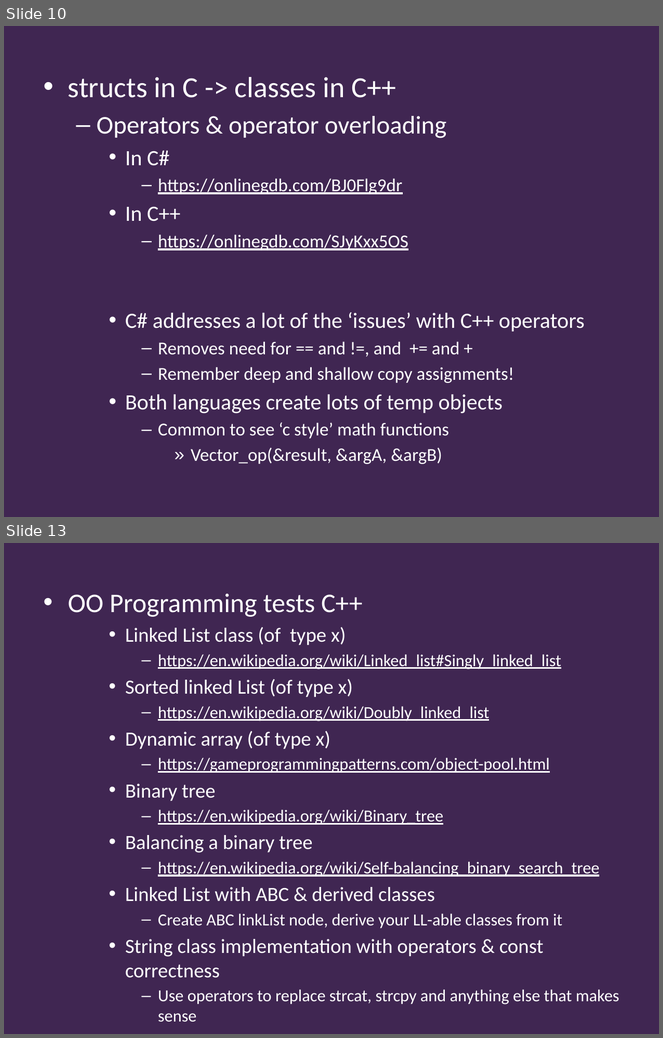
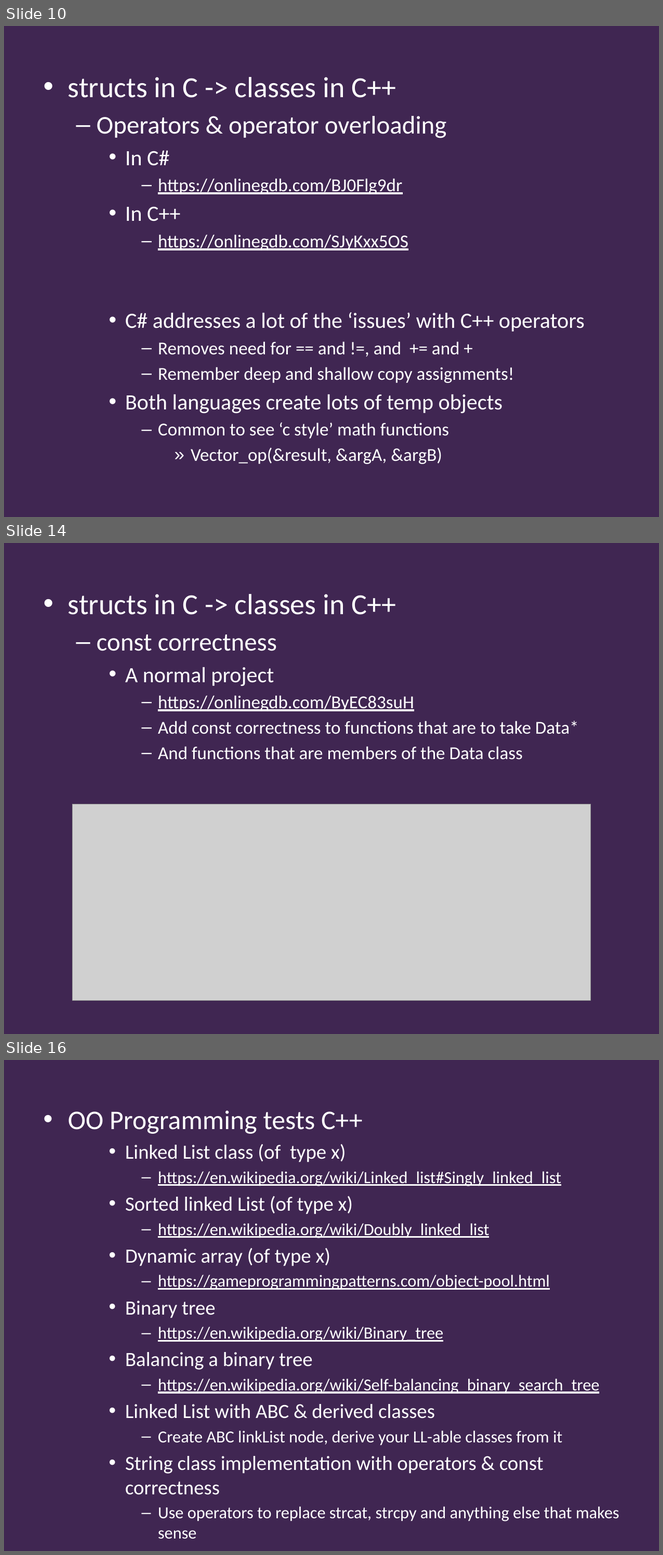
Before and after one commit to Falmouth-Games-Academy/ba-course-materials, a slide deck: GAM340/04/programming/2019-20-GAM340-04-programming-workshop.pptx. Shown one above the other, each under a label of ours: slides 10 and 13 before the commit, slides 10, 14 and 16 after it; the slides between them are not shown. The pictures are 663x1038 and 663x1555 pixels, drawn with LibreOffice and Linux fonts; fonts in the diff are those of the drawing; grey boxes stand for pictures; background and template pictures are left out. Boxes give left, top, right and bottom in pixels: in the first picture for what was removed or moved away, otherwise in the second. Text is boxed around its words. In the diff, an @@ line names an element or a change of style, - is before the commit and + after.

```diff
--- a/GAM340/04/programming/2019-20-GAM340-04-programming-workshop.pptx
+++ b/GAM340/04/programming/2019-20-GAM340-04-programming-workshop.pptx
@@ slide 14 added at bbox=[4, 543, 659, 1034], background #402652 @@
@@ text added at bbox=[68, 594, 579, 760], 20 pt, text #FFFFFF @@
+• structs in C -> classes in C++
+  – const correctness
+    • A normal project
+      – https://onlinegdb.com/ByEC83suH
+      – Add const correctness to functions that are to take Data*
+      – And functions that are members of the Data class
@@ picture added at bbox=[72, 805, 591, 1001] @@
@@ what was slide 13 is now slide 16 @@
```
Also in this commit, not shown: 2 slides changed, 2 other slides added, 4 other files.
